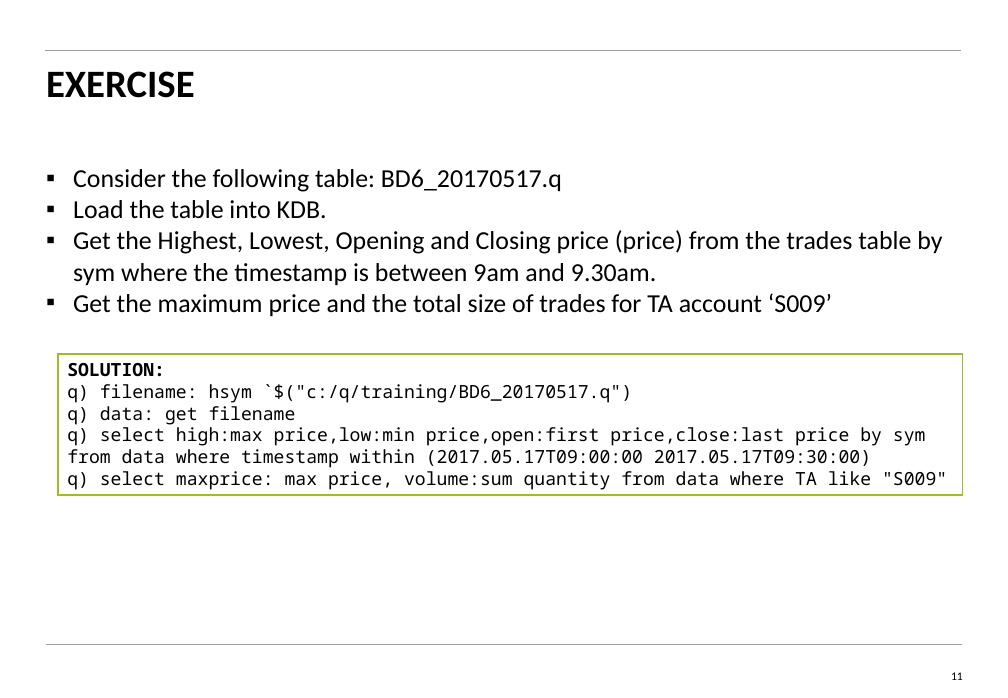
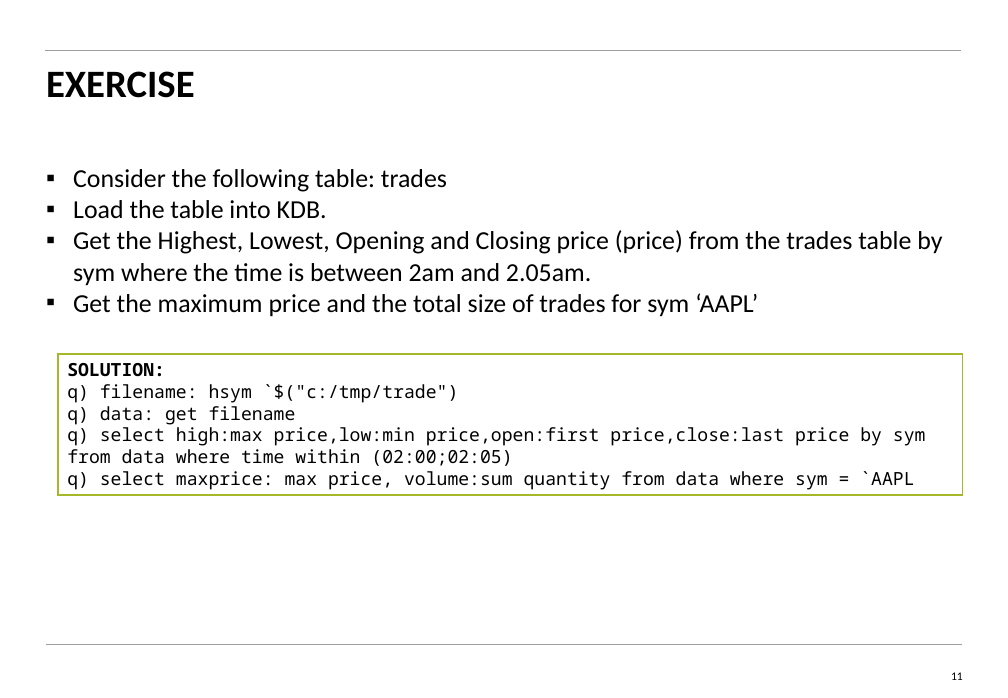
Before and after one commit to kenwjj/Q-ingSpree, a slide deck: slide 11 of kdb_training/KDB_2day_Training_Day2_students-kw.pptx. Drawn at 1008x698 pixels with LibreOffice and Linux fonts; fonts in the diff are those of the drawing. Boxes give left, top, right and bottom in pixels: in the first picture for what was removed or moved away, otherwise in the second. Text is boxed around its words. In the diff, an @@ line names an element or a change of style, - is before the commit and + after.

```diff
--- a/kdb_training/KDB_2day_Training_Day2_students-kw.pptx
+++ b/kdb_training/KDB_2day_Training_Day2_students-kw.pptx
@@ text at (73,169,447,192): text changed @@
-▪ Consider the following table: BD6_20170517.q
+▪ Consider the following table: trades
@@ text at (73,230,942,317): text changed @@
-▪ Get the Highest, Lowest, Opening and Closing price (price) from the trades table by sym where the timestamp is between 9am and 9.30am.
-▪ Get the maximum price and the total size of trades for TA account ‘S009’
+▪ Get the Highest, Lowest, Opening and Closing price (price) from the trades table by sym where the time is between 2am and 2.05am.
+▪ Get the maximum price and the total size of trades for sym ‘AAPL’
@@ text in rectangle at (67,384,459,403): text changed @@
-q) filename: hsym `$("c:/q/training/BD6_20170517.q")
+q) filename: hsym `$("c:/tmp/trade")
@@ text in rectangle at (67,424,926,490): text changed @@
-q) select high:max price,low:min price,open:first price,close:last price by sym from data where timestamp within (2017.05.17T09:00:00 2017.05.17T09:30:00)
-q) select maxprice: max price, volume:sum quantity from data where TA like "S009"
+q) select high:max price,low:min price,open:first price,close:last price by sym from data where time within (02:00;02:05)
+q) select maxprice: max price, volume:sum quantity from data where sym = `AAPL
```
Also in this commit, not shown: 9 other slides changed, 1 slide added, 2 other files.
